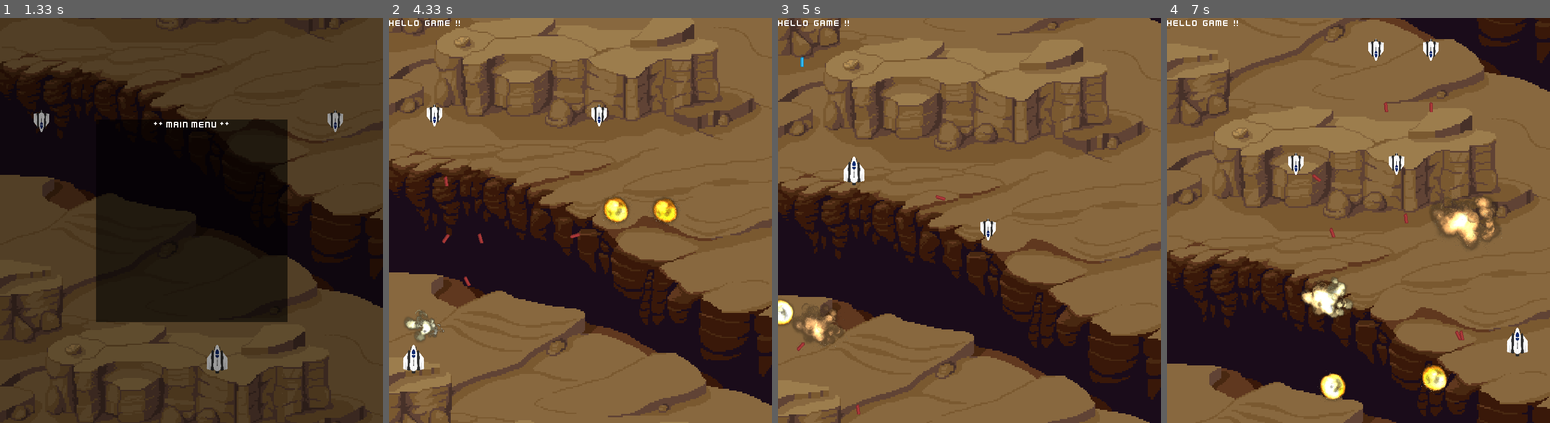
Above: before the commit, frames 1-4 (left to right).
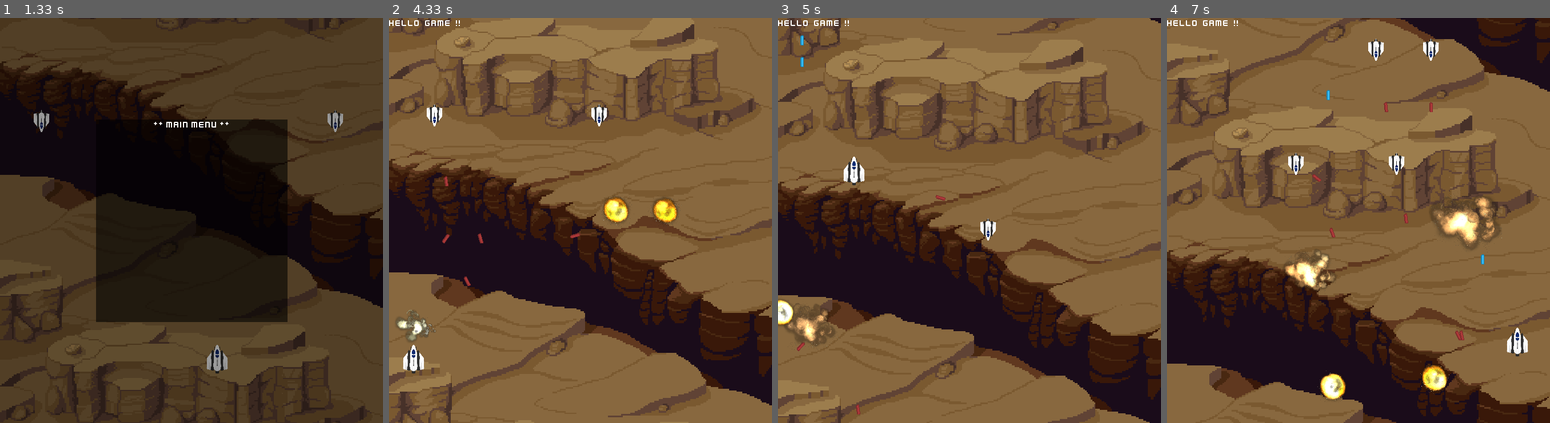
Above: after the commit, the same moments.

Repository: 2ndcouteau/Py_shmup
Game: pygame game, started from srcs/main.py
The game is run twice, just before and just after one commit, with the same random seed, the same clock (stepped at 60 frames per second) and the same inputs.
Inputs:
- Up to frame 1 (1.33 s): tap Enter at 0.33 s; tap Space at 0.67, 1.07 s; hold Backspace from 1 s (still down); hold Right from 1 s (still down)
- Up to frame 2 (4.33 s): tap Space at 1.37, 1.9, 2.2, 2.4, 2.73, 3.03, 3.23, 3.53, 3.8, 4.13 s; release Backspace at 1.47 s; release Right at 1.47 s; tap Enter at 1.5 s; hold Right 1.83-2.3 s; hold Up 2.33-2.63 s; hold Right 2.67-3.13 s; hold Left 3.17-3.7 s; hold Down 3.73-4.03 s; hold Left from 4.07 s (still down)
- Up to frame 3 (5 s): tap Space at 4.43, 4.57, 4.97 s; release Left at 4.47 s; hold Up 4.5-4.87 s; hold Right from 4.9 s (still down)
- Up to frame 4 (7 s): tap Space at 5.27, 5.63, 6.03, 6.33, 6.53, 6.83 s; release Right at 5.53 s; hold Down 5.57-5.93 s; hold Left 5.97-6.43 s; hold Right 6.47-6.93 s; hold Up from 6.97 s (still down)

Frame 1 is identical in both runs. In frame 2, 0.5% of the frame differs, in the area x 1-15%, y 71-80%; in frame 3, 0.7%; in frame 4, 1.4%, in the area x 30-83%, y 17-75%.

Commit message:
[ADD] Manage shoot and explosion sound [ADD] Manage music for game and main menu

Diff:
--- a/srcs/class_Event.py
+++ b/srcs/class_Event.py
@@ -1,8 +1,10 @@
 #!/usr/bin/env python3.7
 # _*_ coding: Utf-8 -*
 
+import os
 import pygame
 from pygame.locals	import *
+from pygame.mixer	import music
 from random			import randint
 
 from class_Player		import Player
@@ -13,7 +15,8 @@
 								UP,
 								DOWN,
 								RIGHT,
-								LEFT)
+								LEFT,
+								media_folder)
 
 # func_table = {
 # 		1: (truc, (1, 2, 3)),
@@ -66,6 +69,7 @@
 
 	def k_backspace(g):
 		g.mode = LEVEL_MENU	# change to load_menu()
+		music.pause()
 	def k_e(g):
 		if self.timer <= 0:
 			Enemy(g)
@@ -131,18 +135,26 @@
 		if keys[K_RETURN]:
 			g.restart_game() ## Init_game() with some differente base value
 			g.mode = GAME
+			# g.main_menu_music.pause()
+			music.load(os.path.join(media_folder, 'game_music.wav'))
+			music.play(-1)
+			# g.music_level.play(-1)
 			print("Entrée")
 
 	def level_menu(g, keys):
 		if (g.player.hp > 0):
 			if keys[K_RETURN] or keys[K_SPACE]:
 				g.mode = GAME
+				music.unpause()
 		if keys[K_r]:
 			g.restart_game()
 			g.mode = GAME
+			music.rewind()
+			music.play(-1)
 		if keys[K_q]:
 			g.mode = MAIN_MENU
-
+			music.load(os.path.join(media_folder, 'main_menu_music.wav'))
+			music.play(-1)
 
 	def manage(self, g):
 		# g.timer_event -= g.dt
--- a/srcs/class_Explosion.py
+++ b/srcs/class_Explosion.py
@@ -18,6 +18,10 @@
 
 		self.explosion_style = explosion_style
 		self.image = g.explosion_imgs[self.explosion_style][0]
+		self.sound = g.sound_explosion
+		self.sound.set_volume(0.5)
+		self.sound.play()
+
 		# print(self.image)
 
 		self.rect = self.image.get_rect()
--- a/srcs/class_Game.py
+++ b/srcs/class_Game.py
@@ -2,8 +2,11 @@
 # _*_ coding: Utf-8 -*
 
 import pygame
+import os
 from pygame.locals	import *
+from pygame.mixer	import music
 from random			import randint
+
 
 from class_Explosion	import Explosion
 from class_Player		import Player
@@ -25,7 +28,8 @@
 								IMG_PLAYER,
 								IMG_EXPLOSION1,
 								IMG_EXPLOSION2,
-								IMG_EXPLOSION3)
+								IMG_EXPLOSION3,
+								media_folder)
 
 class Game():
 	def __init__(self):
@@ -37,6 +41,9 @@
 		self.last_update = 0
 
 		pygame.init()
+		pygame.mixer.set_num_channels(64)
+		pygame.mixer.init()
+
 		# Set input frequency
 		pygame.key.set_repeat(1, 1)
 
@@ -59,6 +66,31 @@
 #		self.sprites_neutrals_list = pygame.sprite.Group()
 
 		self.sprites_explosions = pygame.sprite.Group()
+
+
+		self.sound_explosion = pygame.mixer.Sound(os.path.join(media_folder, 'explosion42.wav'))
+
+		self.sound_shoot = pygame.mixer.Sound(os.path.join(media_folder, 'laser51.wav'))
+
+		# self.music_channel_level = pygame.mixer.Channel(0)
+		# self.music_channel_main_menu = pygame.mixer.Channel()
+
+		music.load(os.path.join(media_folder, 'main_menu_music.wav'))
+		music.play(-1)
+
+		# self.music_level = pygame.mixer.Sound(os.path.join(media_folder, 'game_music.wav'))
+		# self.music_main_menu = pygame.mixer.music.load(os.path.join(media_folder, 'main_menu_music.wav'))
+
+		# self.music_channel_level.load(self.music_level)
+		# self.music_main_menu.play(-1)
+
+		# self.sound_shoot = []
+		# self.sound_shoot.append(pygame.mixer.Sound(os.path.join(media_folder, 'laser42.wav')))
+		# self.sound_shoot.append(pygame.mixer.Sound(os.path.join(media_folder, 'laser43.wav')))
+		# self.sound_shoot.append(pygame.mixer.Sound(os.path.join(media_folder, 'laser44.wav')))
+		# self.sound_shoot.append(pygame.mixer.Sound(os.path.join(media_folder, 'laser45.wav')))
+		# self.sound_shoot.append(pygame.mixer.Sound(os.path.join(media_folder, 'laser46.wav')))
+		# self.sound_shoot.append(pygame.mixer.Sound(os.path.join(media_folder, 'laser47.wav')))
 
 
 
--- a/srcs/class_Player.py
+++ b/srcs/class_Player.py
@@ -3,6 +3,7 @@
 
 import pygame
 
+from random			import randint
 from class_Entities	import Entities
 from class_Shoot	import Shoot
 from constants		import (X_WINDOW,
@@ -19,6 +20,9 @@
 		self.name = "Player"
 
 		self.timer = 0
+		self.sound_shoot = g.sound_shoot
+		self.sound_shoot.set_volume(0.5)
+
 
 		# Load image from media
 		self.image = IMG_PLAYER.convert_alpha()
@@ -44,10 +48,15 @@
 		self.timer -= g.dt
 		if self.timer <= 0:
 			Shoot(g, ALLIES, self.speed + 1, self.rect.centerx, self.rect.top)
+
+			self.sound_shoot.play()
+			# self.sound_shoot[randint(0, 5)].play()
+			# print("nb_sound == " + str(self.sound_shoot.get_num_channels()))
+			print()
 			# Reset the countdown timer to one second.
-			print (self.timer)
+			# print (self.timer)
 			self.timer = PLAYER_SHOOT_FREQUENCY
-			print (self.timer)
+			# print (self.timer)
 
 	def reinitialization(self, g):
 		# Init player position and spec
--- a/srcs/class_Shoot.py
+++ b/srcs/class_Shoot.py
@@ -12,6 +12,8 @@
 							ENEMIES,
 							IMG_LASER_PLAYER,
 							IMG_LASER_ENEMY)
+							# SOUND_SHOOT_PLAYER,
+							# SOUND_SHOOT_ENNEMIES)
 
 class Shoot(Entities):
 	def __init__(self, g, type, speed, x, y):
@@ -25,7 +27,7 @@
 			self.image = IMG_LASER_PLAYER.convert_alpha()
 		else :
 			self.image = IMG_LASER_ENEMY.convert_alpha()
-			# self.image = pygame.Surface((4, 15))
+			self.sound = None
 
 
 		# Scale player ship
@@ -49,6 +51,8 @@
 			self.target_player(g)
 			g.sprites_enemies_shoots.add(self)
 
+		# if self.sound:
+		# 	self.sound.play()
 		g.all_sprites.add(self)
 
 	def target_player(self, g):
@@ -56,14 +60,12 @@
 
 		angle = degrees(atan(self.direction[0] / self.direction[1]))
 
-		print (self.direction)
 		if abs(self.direction[0]) > abs(self.direction[1]):
 			if self.direction[0] != 0:
 				self.direction = self.direction[0] / abs(self.direction[0]), self.direction[1] / abs(self.direction[0])
 		else :
 			if self.direction[1] != 0:
 				self.direction = self.direction[0] / abs(self.direction[1]), self.direction[1] / abs(self.direction[1])
-		print (self.direction)
 
 		self.image = pygame.transform.rotate(self.image, angle);
 
--- a/srcs/constants.py
+++ b/srcs/constants.py
@@ -50,7 +50,7 @@
 MAIN_MENU = 1 << 1
 LEVEL_MENU = 1 << 2
 
-PLAYER_SHOOT_FREQUENCY = 1000 / 10
+PLAYER_SHOOT_FREQUENCY = 1000 / 20
 ENEMIES_SHOOT_FREQUENCY = 1000 / 4
 ENEMIES_SPAWN_FREQUENCY = 1000 / 2
 
@@ -60,6 +60,6 @@
 EXPLOSION_FRAME_RATE = 1000 / 60
 
 
-PLAYER_HP = 30
+PLAYER_HP = 100000000
 # CONTINUES = 3
 # SPEED = 15
--- a/srcs/main.py
+++ b/srcs/main.py
@@ -26,6 +26,7 @@
 			Event.manage(Event, g)
 			Layout.scroll_level_background(g)
 
+			print("nb_shoot == " + str(len(g.sprites_allies_shoots)))
 			g.sprites_allies_shoots.update()
 			g.sprites_enemies_shoots.update()
 			g.sprites_enemies.update()
Not shown, removed: media/Laser2.wav
Not shown, removed: media/laser.wav
Not shown, changed: todo.md
